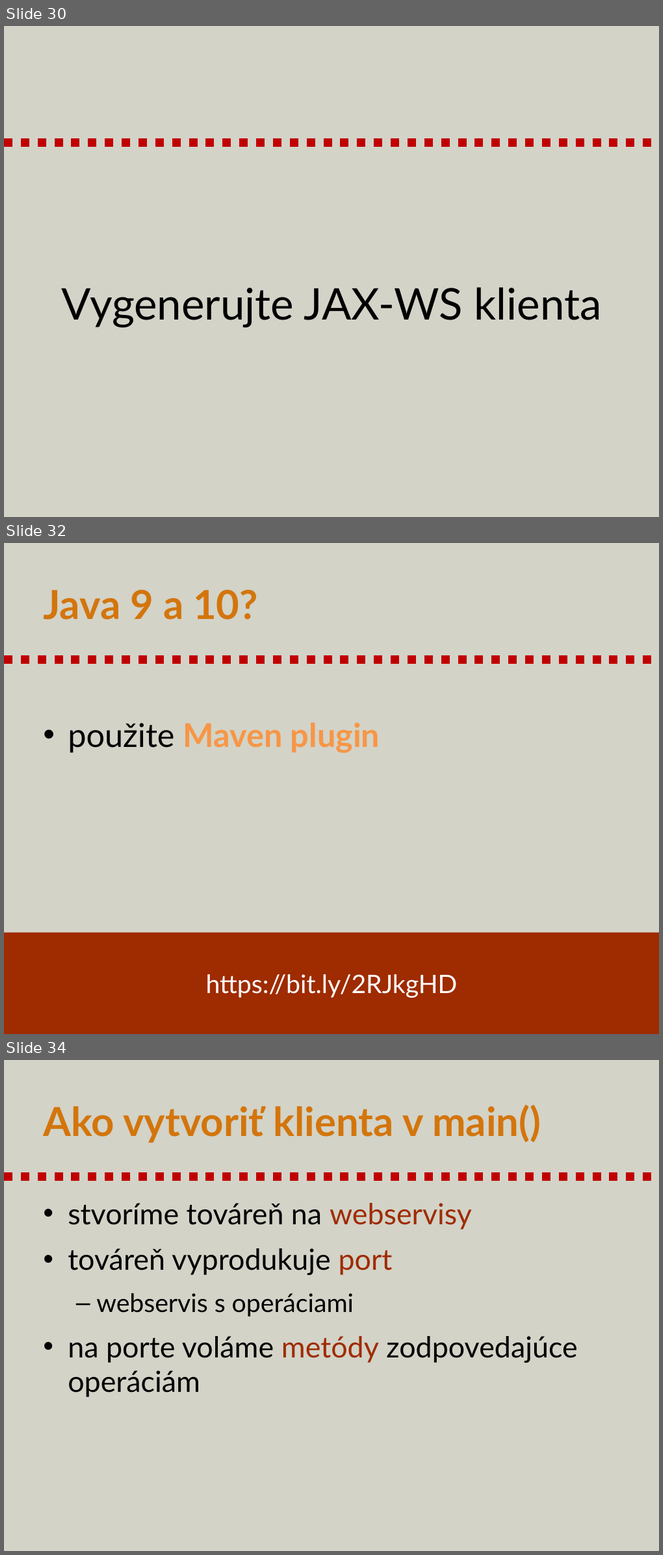
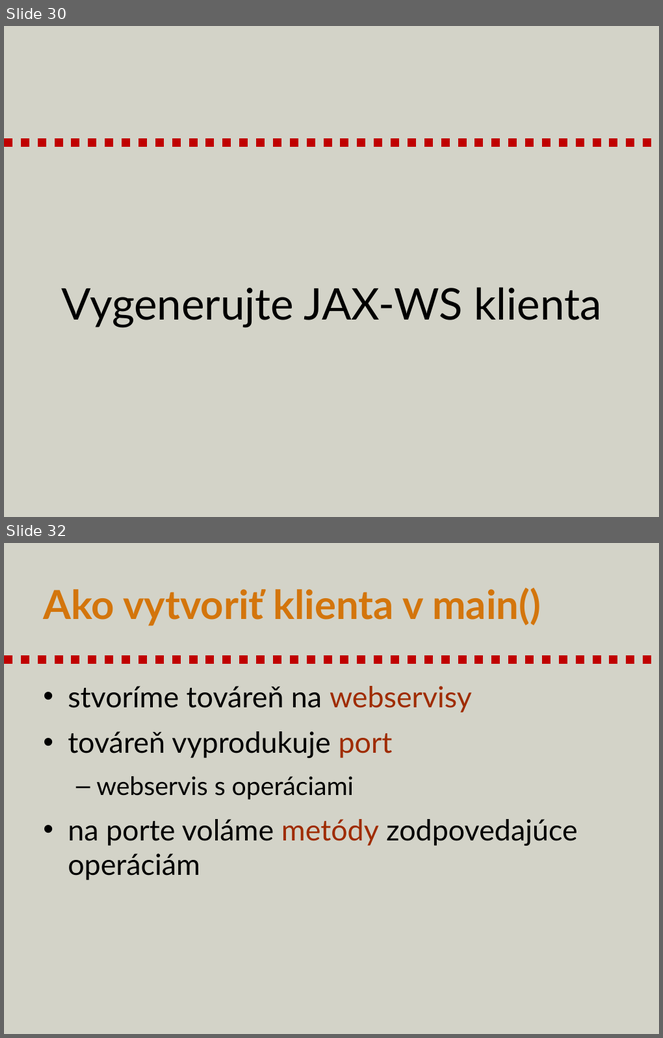
Before and after one commit to novotnyr/kopr-portal, a slide deck: content/soap-web-services/kopr-soap-web-services.pptx. Shown one above the other, each under a label of ours: slides 30, 32 and 34 before the commit, slides 30 and 32 after it; the slides between them are not shown. The pictures are 663x1555 and 663x1038 pixels, drawn with LibreOffice and Linux fonts; fonts in the diff are those of the drawing. Boxes give left, top, right and bottom in pixels: in the first picture for what was removed or moved away, otherwise in the second. Text is boxed around its words. In the diff, an @@ line names an element or a change of style, - is before the commit and + after.

```diff
--- a/content/soap-web-services/kopr-soap-web-services.pptx
+++ b/content/soap-web-services/kopr-soap-web-services.pptx
@@ slide 32 removed at [4, 543, 659, 1034], background #D3D3C8; not listed: 1 template element that a slide beside it also shows @@
@@ title removed at [43, 590, 258, 620] @@
-Java 9 a 10?
@@ text removed at [68, 722, 380, 753] @@
-• použite Maven plugin
@@ rectangle removed at [4, 933, 659, 1034] @@
-https://bit.ly/2RJkgHD
@@ what was slide 34 is now slide 32 @@
```
Also in this commit, not shown: 3 slides changed, 2 other slides removed, 1 other file.
